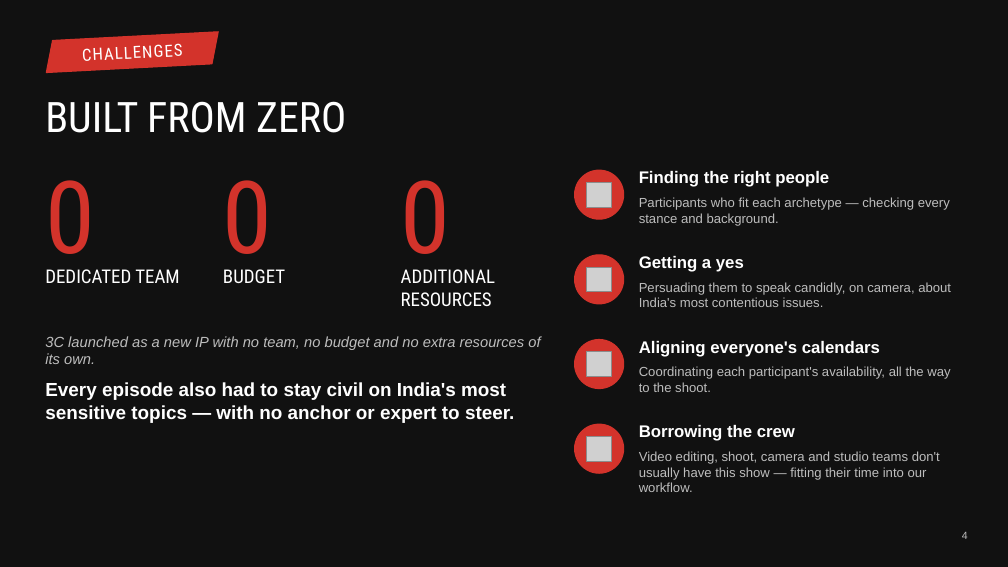
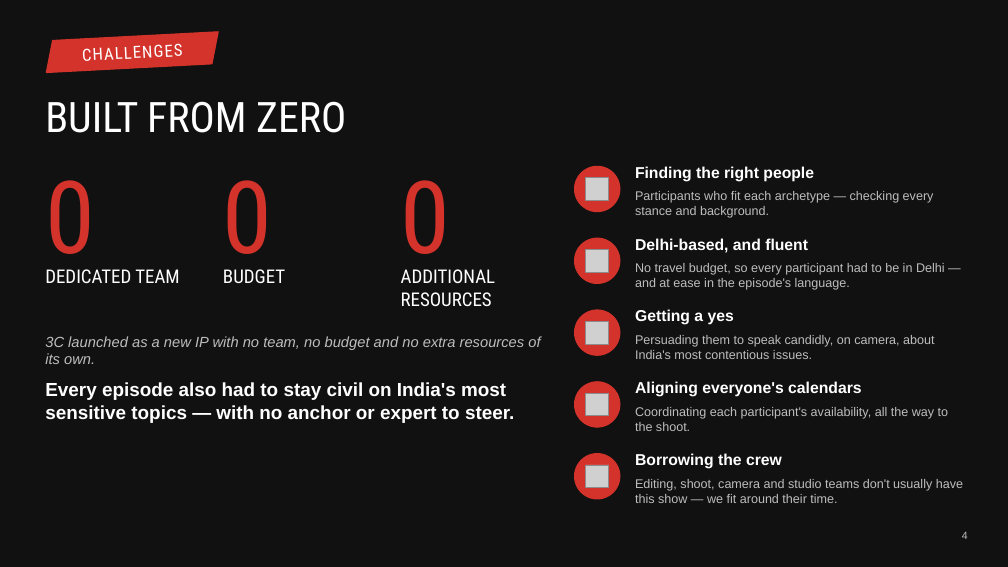
Before and after one commit to puneetnayak31-svg/nayak, a slide deck: slide 4 of chairmans-award/3C_Chairmans_Award_Team.pptx. Drawn at 1008x567 pixels with LibreOffice and Linux fonts; fonts in the diff are those of the drawing; grey boxes stand for pictures; background and template pictures are left out. Boxes give left, top, right and bottom in pixels: in the first picture for what was removed or moved away, otherwise in the second. Text is boxed around its words. In the diff, an @@ line names an element or a change of style, - is before the commit and + after.

```diff
--- a/chairmans-award/3C_Chairmans_Award_Team.pptx
+++ b/chairmans-award/3C_Chairmans_Award_Team.pptx
@@ ellipse: place and size @@
-ellipse at [575,170,624,219]
+ellipse at [575,166,620,212]
@@ picture: place and size @@
-picture at [587,182,612,207]
+picture at [586,178,609,200]
@@ ellipse: place and size @@
-ellipse at [575,255,624,304]
+ellipse at [575,238,620,284]
@@ text added at [635,238,808,253], 15 pt, text #FFFFFF, bold @@
+Delhi-based, and fluent
@@ picture added at [586,250,609,272] @@
@@ text added at [635,263,945,290], 12 pt, text #BDBDBD @@
+No travel budget, so every participant had to be in Delhi — and at ease in the episode's language.
@@ ellipse: place and size @@
-ellipse at [575,340,624,389]
+ellipse at [575,310,620,355]
@@ picture: place and size @@
-picture at [587,267,612,292]
+picture at [586,321,609,344]
@@ size 16 to 15 pt in 4 elements at [635,166,814,182], [635,453,782,469], [635,381,861,397], [635,309,734,325] @@
@@ text "Getting a yes": place and size @@
-text "Getting a yes" at [639,256,744,272]
+text "Getting a yes" at [635,309,734,325]
@@ size 12.5 to 12 pt in 3 elements at [635,191,934,218], [635,407,949,431], [635,335,934,359] @@
@@ text "Persuading them to speak candidly, ...": place and size @@
-text "Persuading them to speak candidly, ..." at [639,282,951,307]
+text "Persuading them to speak candidly, ..." at [635,335,934,359]
@@ ellipse: place and size @@
-ellipse at [575,424,624,473]
+ellipse at [575,382,620,427]
@@ text "Aligning everyone's calendars": place and size @@
-text "Aligning everyone's calendars" at [639,341,880,357]
+text "Aligning everyone's calendars" at [635,381,861,397]
@@ picture: place and size @@
-picture at [587,352,612,377]
+picture at [586,393,609,416]
@@ text "Coordinating each participant's availability, all ...": place and size @@
-text "Coordinating each participant's availability, all ..." at [639,366,950,392]
+text "Coordinating each participant's availability, all ..." at [635,407,949,431]
@@ ellipse added at [575,454,620,499], fill #D3332B, outline #D3332B 1 pt @@
@@ picture: place and size @@
-picture at [587,436,612,461]
+picture at [586,465,609,488]
@@ text "Borrowing the crew": place and size @@
-text "Borrowing the crew" at [639,425,795,441]
+text "Borrowing the crew" at [635,453,782,469]
@@ text at [635,479,963,503]: text changed; size 12.5 to 12 pt @@
-Video editing, shoot, camera and studio teams don't usually have this show — fitting their time into our workflow.
+Editing, shoot, camera and studio teams don't usually have this show — we fit around their time.
```
Also in this commit, not shown: 6 other slides changed, 2 other files.
